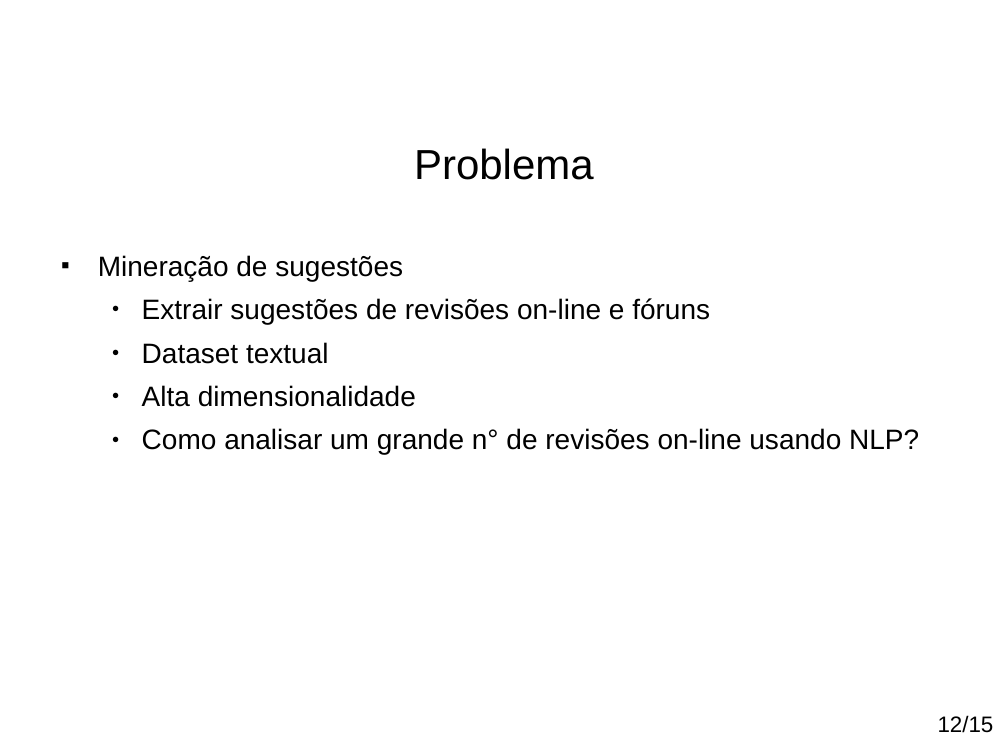
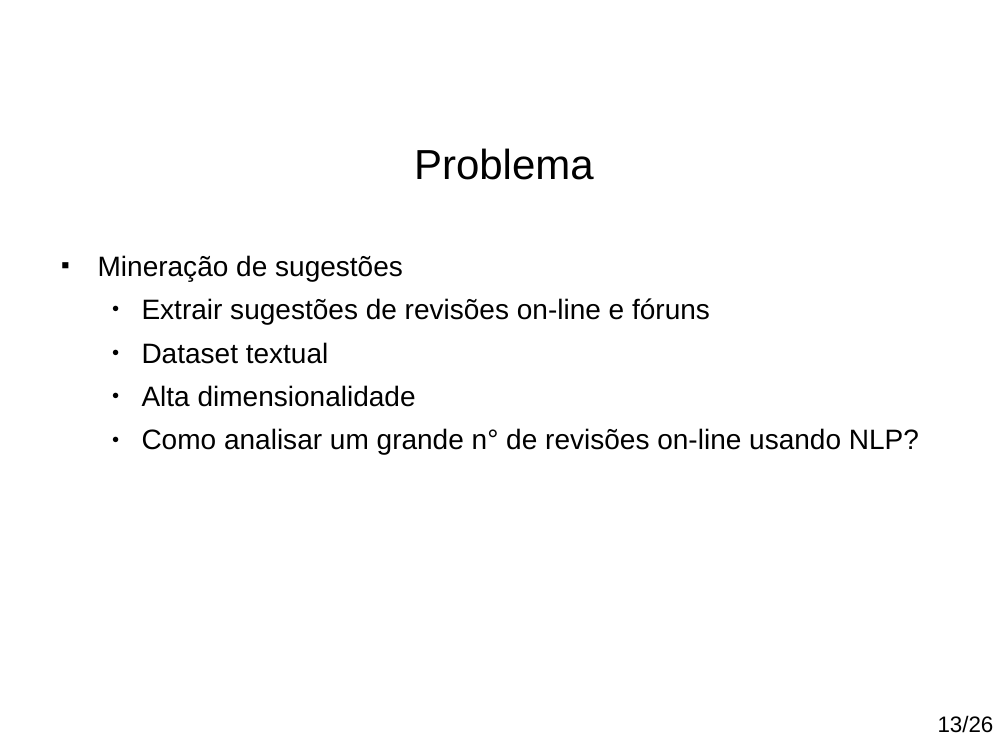
Before and after one commit to paulohq/apresentacao-NLP, a slide deck: slide 14 of apresentacao-mineracao-de-sugestoes.ppt (slide 13 before the commit). Drawn at 1008x756 pixels with LibreOffice and Linux fonts; fonts in the diff are those of the drawing; background and template pictures are left out. Boxes give left, top, right and bottom in pixels: in the first picture for what was removed or moved away, otherwise in the second. Text is boxed around its words. In the diff, an @@ line names an element or a change of style, - is before the commit and + after.

```diff
--- a/apresentacao-mineracao-de-sugestoes.ppt
+++ b/apresentacao-mineracao-de-sugestoes.ppt
@@ text at [938,715,994,733]: text changed @@
-12/15
+13/26
```
Also in this commit, not shown: 19 other slides changed, 6 slides added, 3 slides removed, 4 other files.
